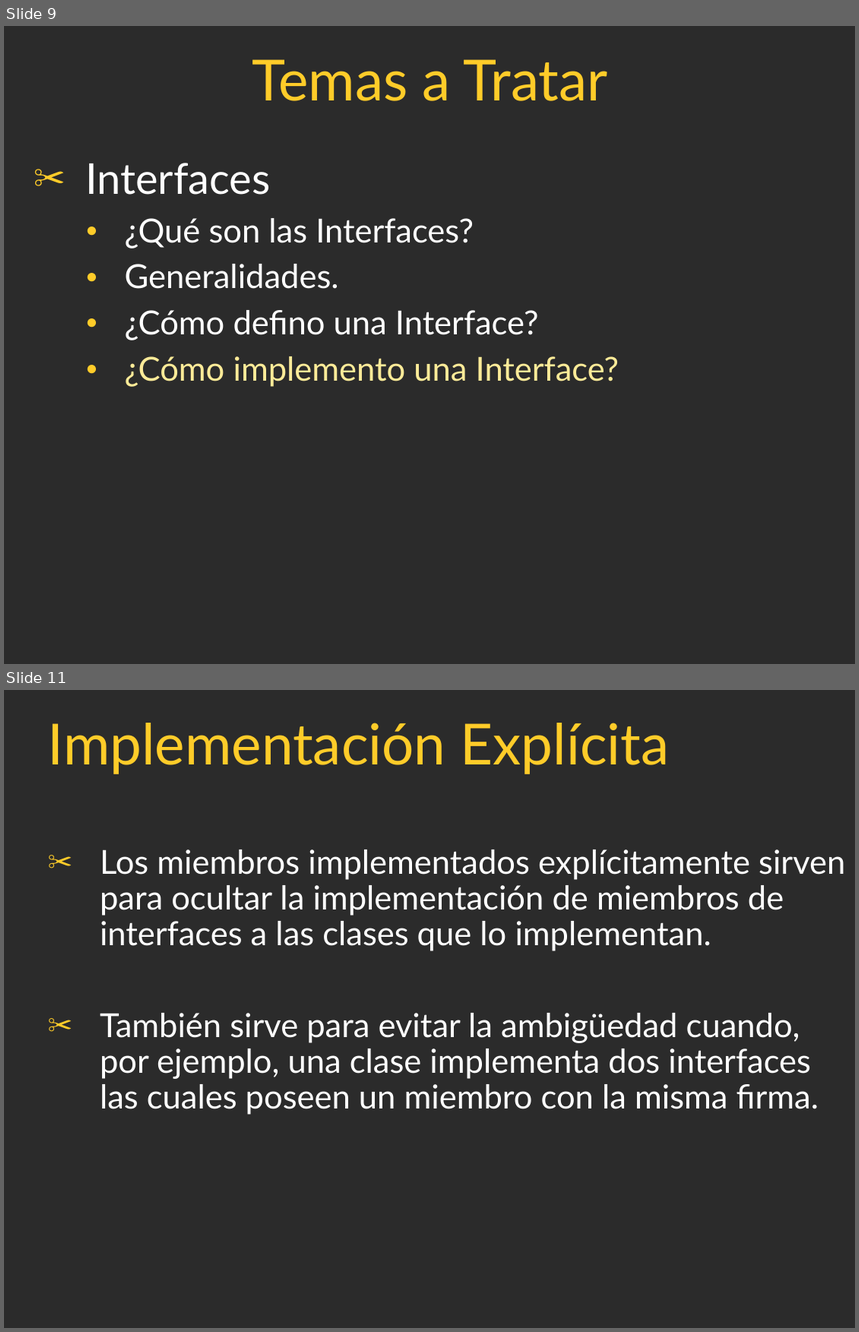
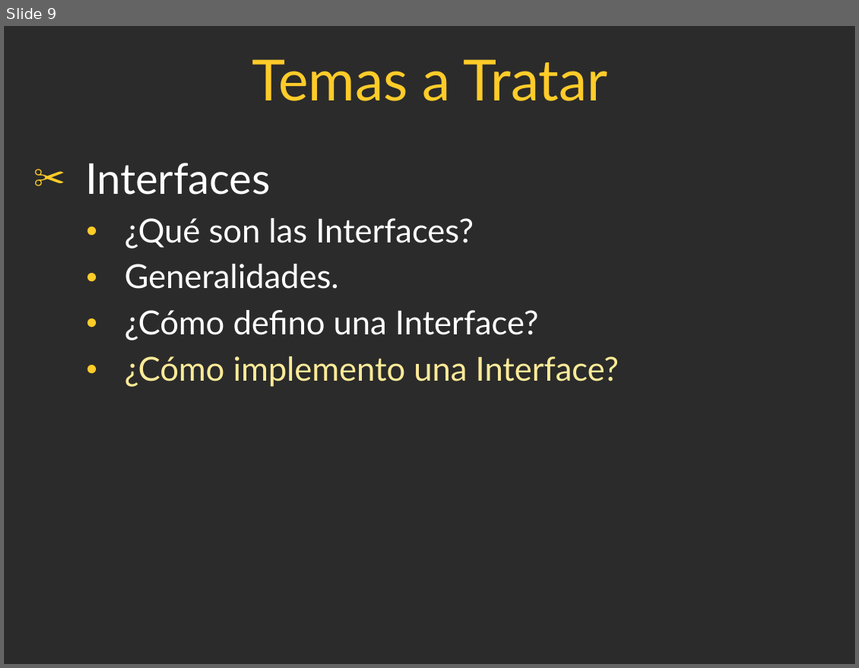
Before and after one commit to agustinezequielgomez/Laboratorio-II, a slide deck: Campus/PPT's/ProgramacionII_Clase_18-2017.ppt. Shown one above the other, each under a label of ours: slides 9 and 11 before the commit, slide 9 after it; the slides between them are not shown. The pictures are 859x1332 and 859x668 pixels, drawn with LibreOffice and Linux fonts; fonts in the diff are those of the drawing; background and template pictures are left out; a plain dark background stands for a picture behind light text. Boxes give left, top, right and bottom in pixels: in the first picture for what was removed or moved away, otherwise in the second. Text is boxed around its words. In the diff, an @@ line names an element or a change of style, - is before the commit and + after.

```diff
--- a/Campus/PPT's/ProgramacionII_Clase_18-2017.ppt
+++ b/Campus/PPT's/ProgramacionII_Clase_18-2017.ppt
@@ slide 11 removed at box(4, 690, 855, 1328), background picture (left out) @@
@@ title removed at box(48, 723, 670, 774) @@
-Implementación Explícita
@@ text removed at box(100, 850, 845, 951) @@
-✂ Los miembros implementados explícitamente sirven para ocultar la implementación de miembros de interfaces a las clases que lo implementan.
@@ text removed at box(100, 1013, 819, 1115) @@
-✂ También sirve para evitar la ambigüedad cuando, por ejemplo, una clase implementa dos interfaces las cuales poseen un miembro con la misma firma.
```
Also in this commit, not shown: 6 slides changed, 4 other slides removed, 27 other files.
